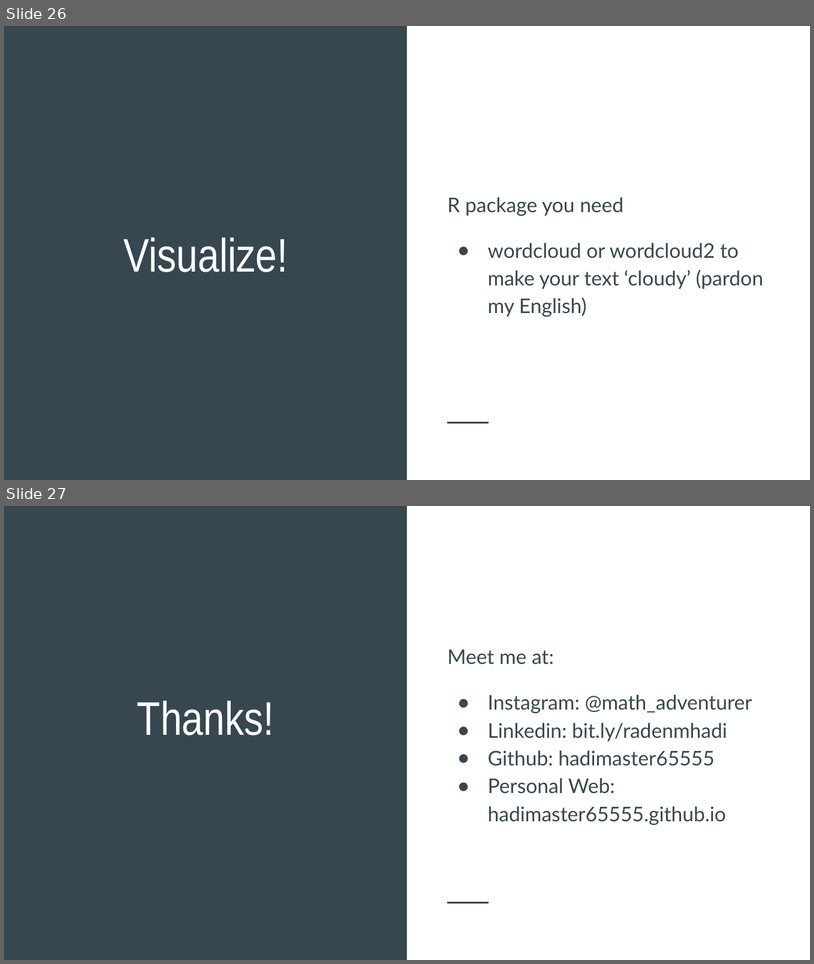
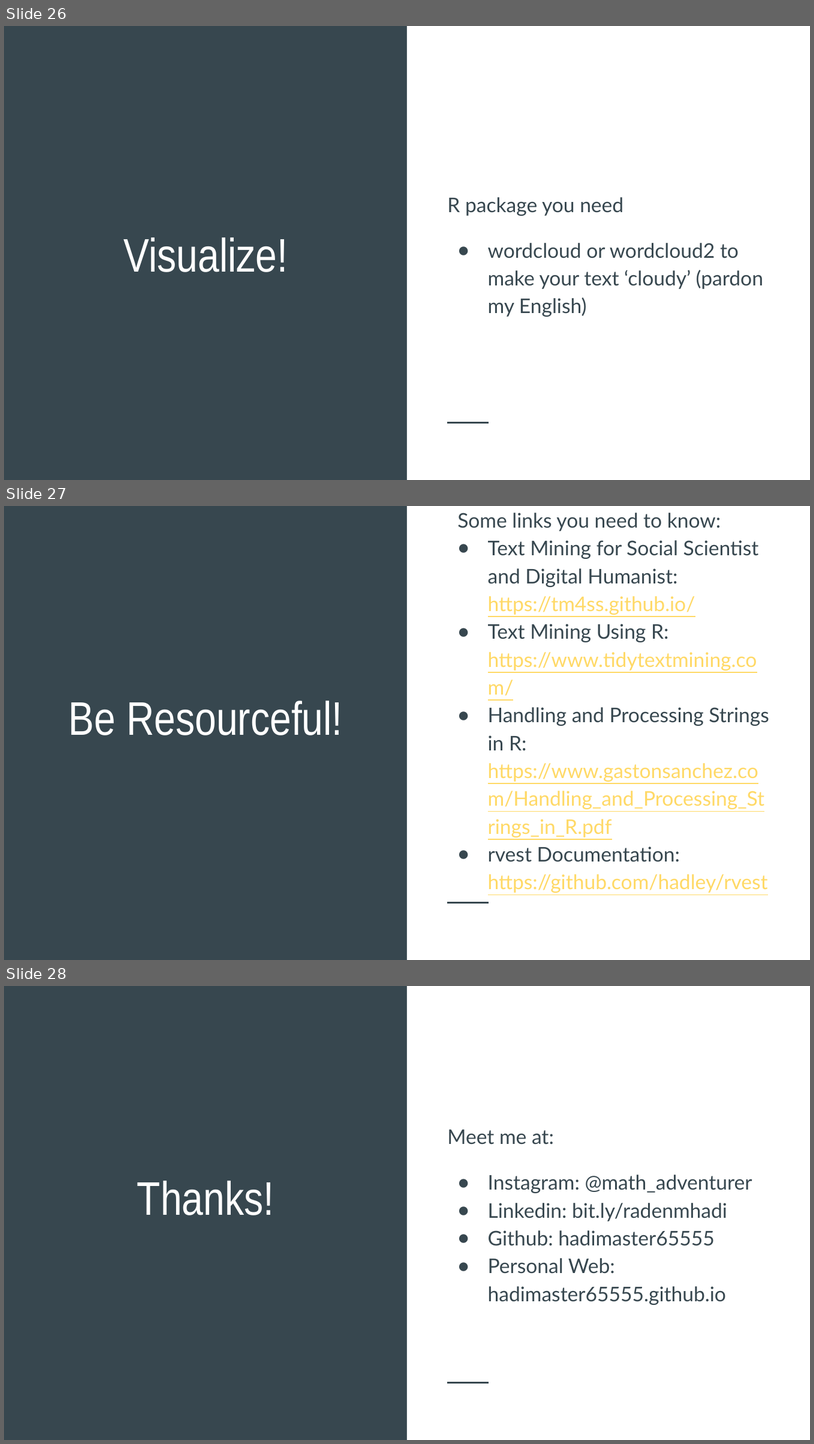
Before and after one commit to hadimaster65555/my-talks, a slide deck: Text-Mining-and-Wordclouds-in-R_26-01-2019/Text-Mining-and-Wordcloud-Using R.pptx. Shown one above the other, each under a label of ours: slides 26 and 27 before the commit, slides 26, 27 and 28 after it. The pictures are 814x964 and 814x1444 pixels, drawn with LibreOffice and Linux fonts; fonts in the diff are those of the drawing. Boxes give left, top, right and bottom in pixels: in the first picture for what was removed or moved away, otherwise in the second. Text is boxed around its words. In the diff, an @@ line names an element or a change of style, - is before the commit and + after.

Commit message:
adding resource in pptx

```diff
--- a/Text-Mining-and-Wordclouds-in-R_26-01-2019/Text-Mining-and-Wordcloud-Using R.pptx
+++ b/Text-Mining-and-Wordclouds-in-R_26-01-2019/Text-Mining-and-Wordcloud-Using R.pptx
@@ slide 27 added at [4, 506, 810, 960], background #37474F; not listed: 2 template elements that a slide beside it also shows @@
@@ text added at [458, 513, 770, 892], 18 pt, text #FFD966, underline @@
+Some links you need to know:
+● Text Mining for Social Scientist and Digital Humanist: https://tm4ss.github.io/
+● Text Mining Using R: https://www.tidytextmining.com/
+● Handling and Processing Strings in R: https://www.gastonsanchez.com/Handling_and_Processing_Strings_in_R.pdf
+● rvest Documentation: https://github.com/hadley/rvest
@@ title added at [69, 700, 343, 735], 42 pt, text #FFFFFF @@
+Be Resourceful!
@@ what was slide 27 is now slide 28 @@
```
Also in this commit, not shown: 5 slides changed.
